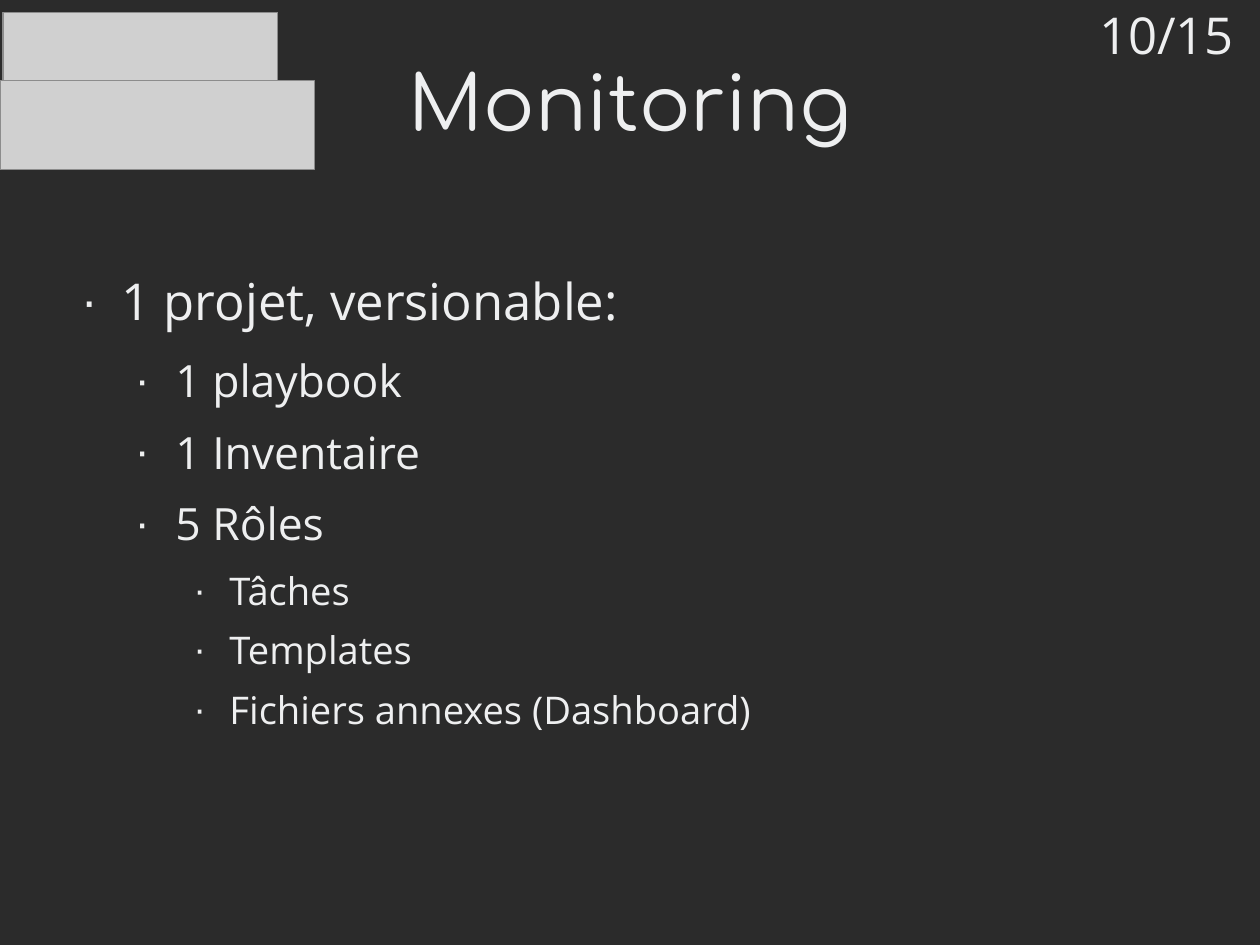
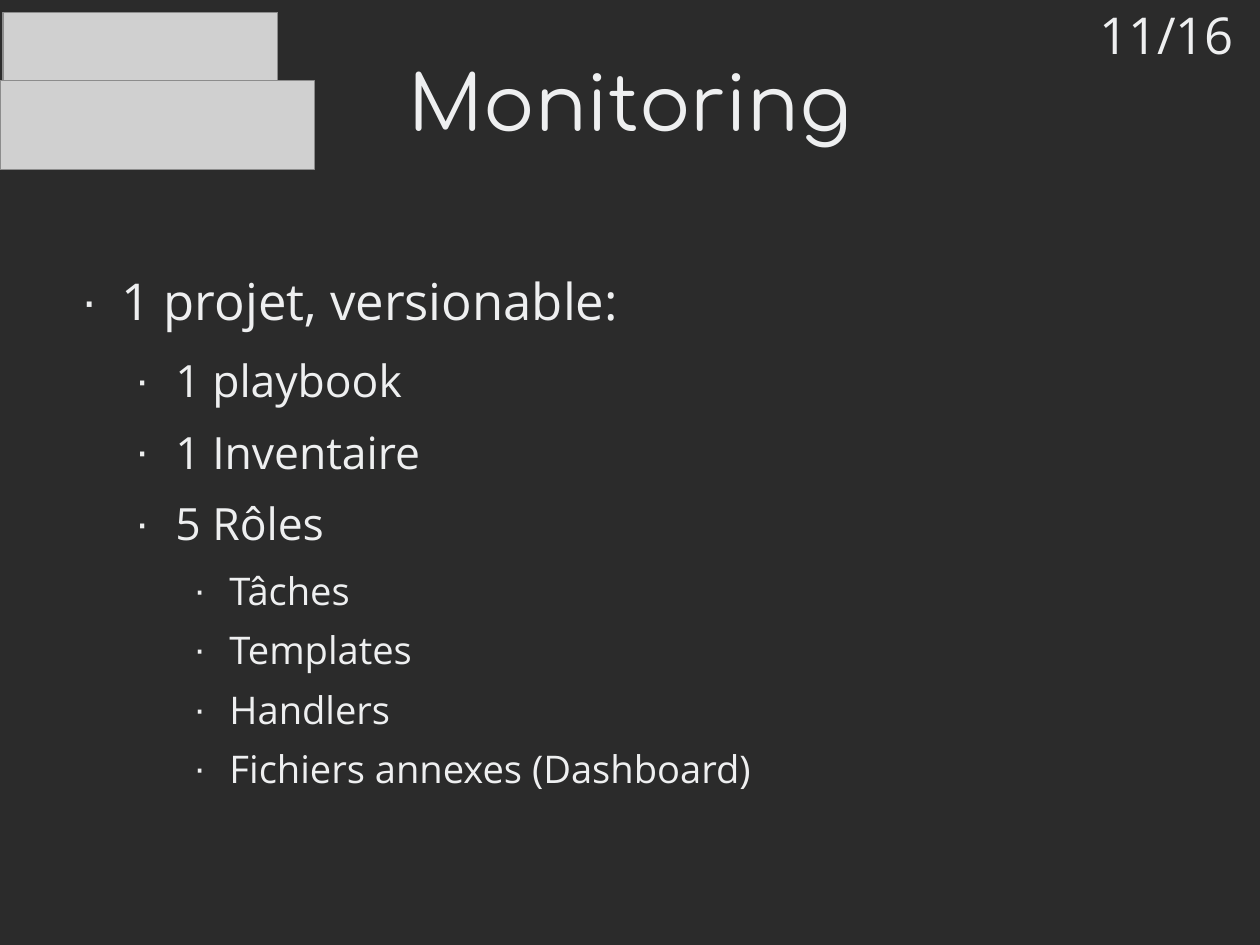
Before and after one commit to mrwormo/rapport_de_stage, a slide deck: slide 11 of files/prez.odp (slide 10 before the commit). Drawn at 1260x945 pixels with LibreOffice and Linux fonts; fonts in the diff are those of the drawing; grey boxes stand for pictures; background and template pictures are left out; a plain dark background stands for a picture behind light text. Boxes give left, top, right and bottom in pixels: in the first picture for what was removed or moved away, otherwise in the second. Text is boxed around its words. In the diff, an @@ line names an element or a change of style, - is before the commit and + after.

```diff
--- a/files/prez.odp
+++ b/files/prez.odp
@@ text at bbox=[1099, 17, 1234, 55]: text changed @@
-10/15
+11/16
@@ text at bbox=[229, 695, 390, 725]: paragraph added @@
+    · Handlers
```
Also in this commit, not shown: 10 other slides changed, 4 slides added, 3 slides removed, 1 other file.
